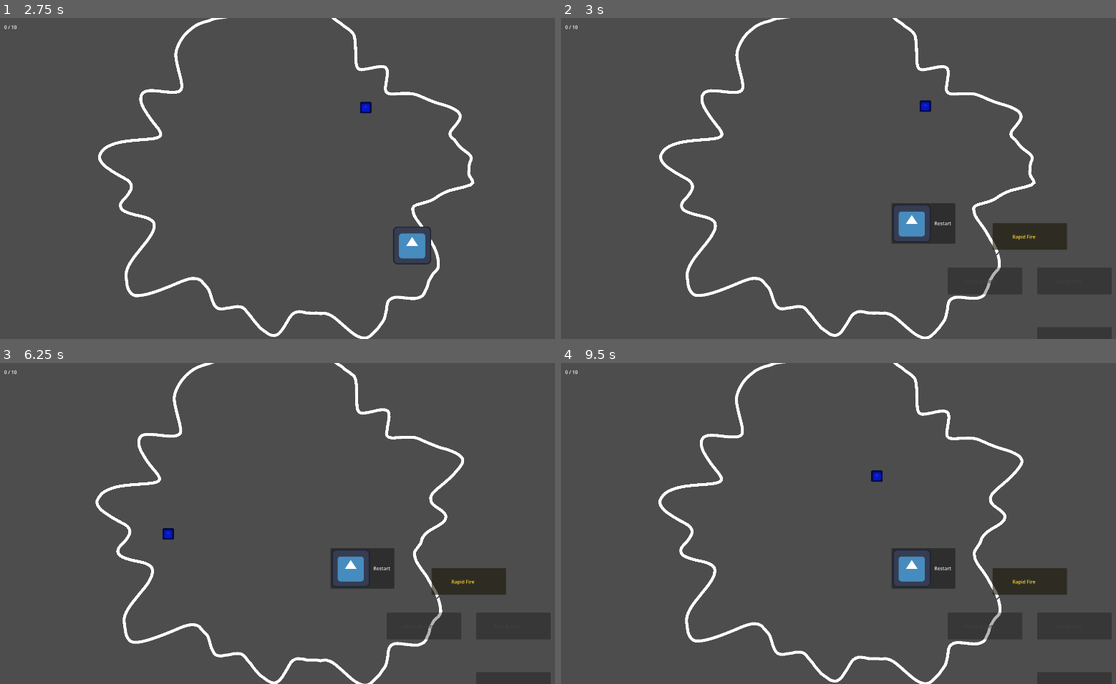
Above: before the commit, frames 1-4 (two rows, left to right).
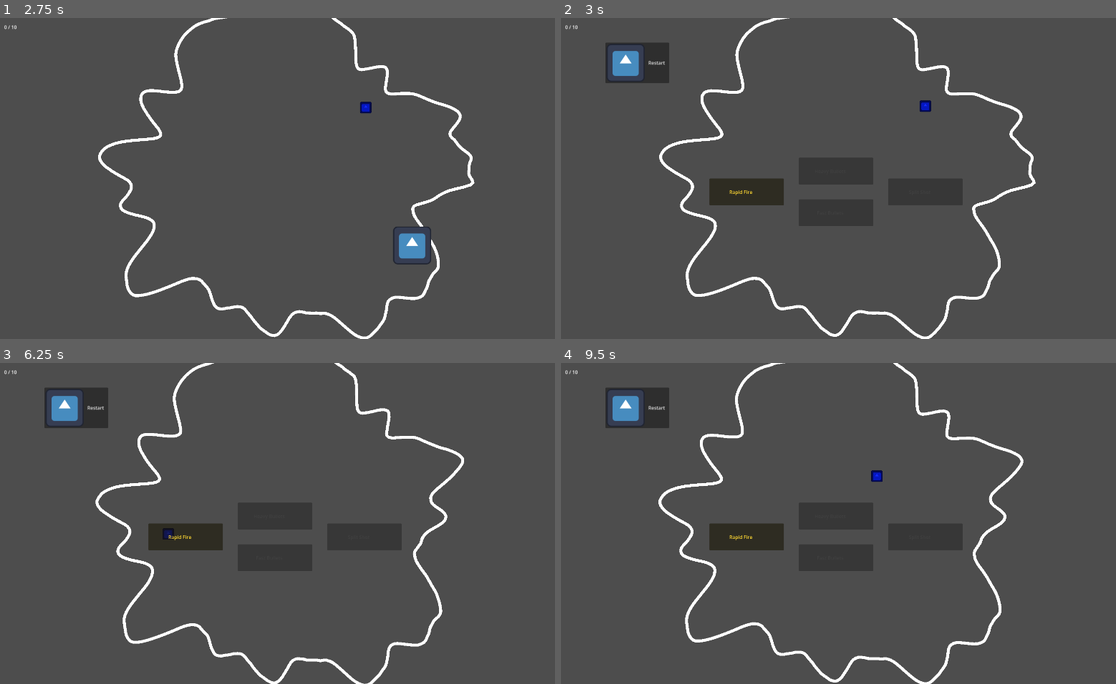
Above: after the commit, the same moments.

Repository: ekaktusz/bullet-hell-jam-7
Game: Godot game, scene res://Scenes/Map/Map.tscn
The game is run twice, just before and just after one commit, with the same random seed, the same clock (stepped at 60 frames per second) and the same inputs. The engine's default icon, where the game draws it, is replaced by a stand-in: a white triangle on a blue panel in a dark square.
Inputs (mouse positions are in pixels of both pictures, inside the frame that each line leads up to):
- Up to frame 1 (2.75 s): move the mouse to (410, 162) at 0.52 s; hold Right (ui_right) 0.53-1.28 s; click (410, 162) at 0.67 s; move the mouse to (166, 194) at 1.27 s; hold Down (ui_down) 1.28-2.03 s; move the mouse to (338, 107) at 2.02 s; hold Right (ui_right) from 2.03 s (still down)
- Up to frame 2 (3 s): move the mouse to (816, 242) at 2.77 s; release Right (ui_right) at 2.78 s; hold Up (ui_up) from 2.78 s (still down); click (816, 242) at 2.92 s
- Up to frame 3 (6.25 s): release Up (ui_up) at 3.5 s; click "Restart" at 3.5 s; move the mouse to (455, 571) at 4.27 s; hold Left (ui_left) 4.28-5.78 s; move the mouse to (111, 475) at 5.02 s; move the mouse to (310, 523) at 5.77 s; hold Down (ui_down) from 5.78 s (still down); click (310, 523) at 5.92 s
- Up to frame 4 (9.5 s): release Down (ui_down) at 6.5 s; click "Restart" at 6.5 s; move the mouse to (755, 443) at 7.27 s; hold Right (ui_right) 7.28-8.03 s; move the mouse to (971, 507) at 8.02 s; hold Up (ui_up) 8.03-8.78 s; move the mouse to (727, 539) at 8.77 s; hold Right (ui_right) from 8.78 s (still down); click (727, 539) at 8.92 s

Frame 1 is identical in both runs. In frame 2, 4.4% of the frame differs, in the area x 8-92%, y 7-87%; in frame 3, 4.4%; in frame 4, 4.4%.

Commit message:
skill tree update

Diff:
--- a/Scenes/Progression/progression.gd
+++ b/Scenes/Progression/progression.gd
@@ -6,22 +6,18 @@
 	"rapid_fire": {
 		"name": "Rapid Fire",
 		"requires": [],
-		"position": Vector2(500, 150)
 	},
 	"heavy_bullets": {
 		"name": "Heavy Bullets",
 		"requires": ["rapid_fire"],
-		"position": Vector2(350, 300)
 	},
 	"fast_bullets": {
 		"name": "Fast Bullets",
 		"requires": ["rapid_fire"],
-		"position": Vector2(650, 300)
 	},
 	"split_shot": {
 		"name": "Split Shot",
 		"requires": ["fast_bullets"],
-		"position": Vector2(650, 500)
 	}
 }
 
@@ -43,7 +39,7 @@
 	return true
 
 func get_depth(skill_id: String) -> int:
-	var skill = skills[skill_id]
+	var skill = Progression.skills[skill_id]
 	if skill["requires"].is_empty():
 		return 0
 	var max_depth = 0
--- a/Scenes/SkillTree/skill_node.gd
+++ b/Scenes/SkillTree/skill_node.gd
@@ -8,7 +8,6 @@
 	skill_id = id
 	var skill_data = Progression.skills[id]
 	label.text = skill_data["name"]
-	position = skill_data["position"]
 	update_visual()
 
 func update_visual():
--- a/Scenes/SkillTree/skill_tree.gd
+++ b/Scenes/SkillTree/skill_tree.gd
@@ -10,15 +10,43 @@
 	process_mode = Node.PROCESS_MODE_WHEN_PAUSED
 	build_tree()
 
+func get_depth(skill_id: String) -> int:
+	var skill = Progression.skills[skill_id]
+	if skill["requires"].is_empty():
+		return 0
+	var max_depth = 0
+	for req in skill["requires"]:
+		max_depth = max(max_depth, get_depth(req) + 1)
+	return max_depth
+
 func build_tree():
 	for child in nodes.get_children():
 		child.queue_free()
 	for child in lines.get_children():
 		child.queue_free()
-	for skill_id in Progression.skills:
-		var node = SKILL_NODE.instantiate()
-		nodes.add_child(node)
-		node.setup(skill_id)
+	var nodes_by_depth = {}
+	for skill_id in Progression.skills.keys():
+		var depth = get_depth(skill_id)
+		if !nodes_by_depth.has(depth):
+			nodes_by_depth[depth] = []
+		nodes_by_depth[depth].append(skill_id)
+	var x_spacing = 300
+	var y_spacing = 140
+	var viewport_size = get_viewport_rect().size
+	var center_y = viewport_size.y / 2.0
+	for depth in nodes_by_depth.keys():
+		var layer = nodes_by_depth[depth]
+		var total_height = (layer.size() - 1) * y_spacing
+		for i in range(layer.size()):
+			var skill_id = layer[i]
+			var node = SKILL_NODE.instantiate()
+			var tree_width = nodes_by_depth.keys().size() * x_spacing
+			var start_x = (viewport_size.x - tree_width) / 2.0
+			var x = start_x + depth * x_spacing
+			var y = center_y - total_height / 2 + i * y_spacing
+			node.position = Vector2(x, y)
+			nodes.add_child(node)
+			node.setup(skill_id)
 	draw_connections()
 
 func refresh_tree():
@@ -29,14 +57,21 @@
 func draw_connections():
 	for child in lines.get_children():
 		child.queue_free()
-	for skill_id in Progression.skills:
+	var node_map = {}
+	for n in nodes.get_children():
+		node_map[n.skill_id] = n
+	for skill_id in Progression.skills.keys():
 		var skill_data = Progression.skills[skill_id]
 		for requirement in skill_data["requires"]:
+			if !node_map.has(requirement):
+				continue
+			if !node_map.has(skill_id):
+				continue
+			var from_node = node_map[requirement]
+			var to_node = node_map[skill_id]
 			var line = Line2D.new()
-			var from_pos = Progression.skills[requirement]["position"] + Vector2(90, 30)
-			var to_pos = skill_data["position"] + Vector2(90, 30)
-			line.add_point(from_pos)
-			line.add_point(to_pos)
+			line.add_point(from_node.position + Vector2(180, 30))
+			line.add_point(to_node.position + Vector2(0, 30))
 			line.width = 4
 			if Progression.has_skill(requirement):
 				line.default_color = Color.WHITE
--- a/Scenes/SkillTree/skill_tree.tscn
+++ b/Scenes/SkillTree/skill_tree.tscn
@@ -8,6 +8,8 @@
 anchors_preset = 15
 anchor_right = 1.0
 anchor_bottom = 1.0
+offset_right = -1920.0
+offset_bottom = -1080.0
 grow_horizontal = 2
 grow_vertical = 2
 script = ExtResource("1_ycyhv")
